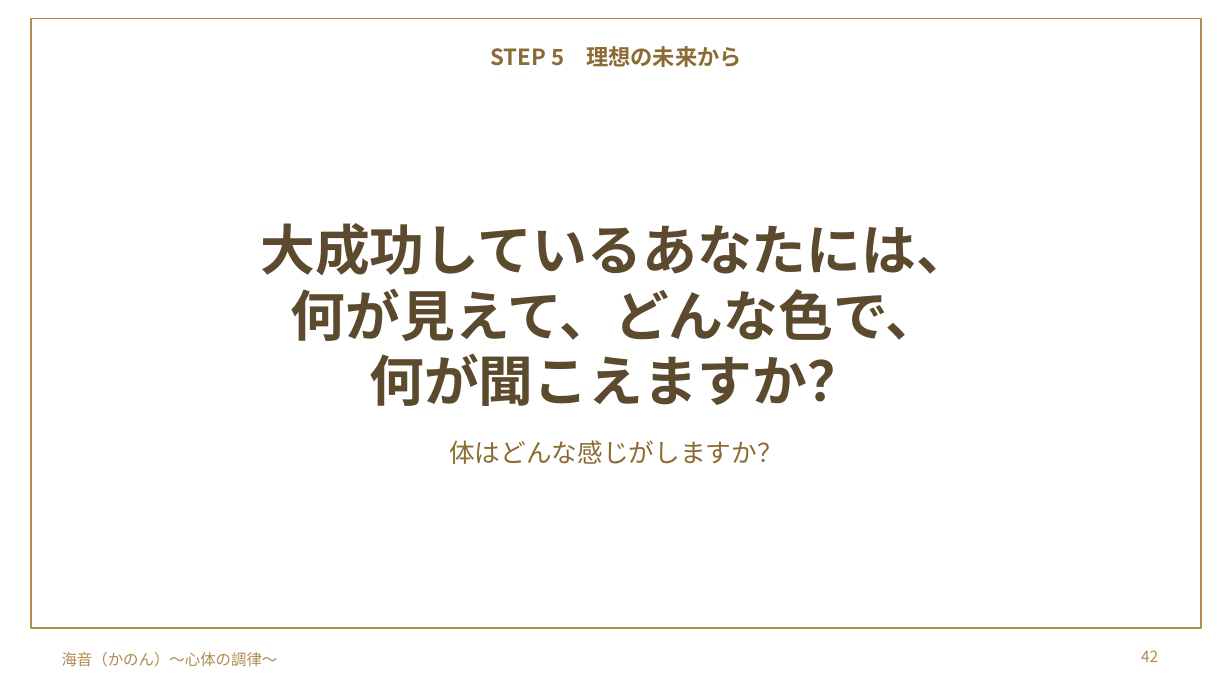
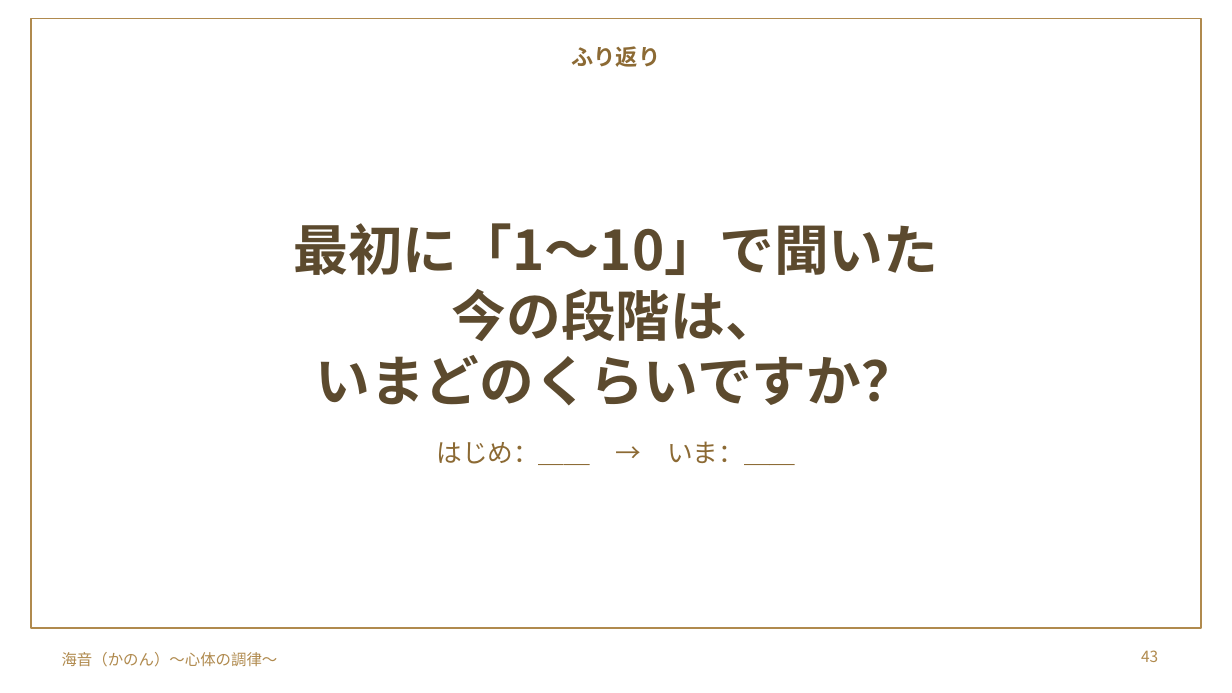
Before and after one commit to y-takahashi-cmd/MyBrain, a slide deck: slide 43 of 20_Projects/海音_心体の調律/単発/仁部あきえさん/20261028_仁部あきえさん_お金のブロック単発セッション.pptx (slide 42 before the commit). Drawn at 1232x693 pixels with LibreOffice and Linux fonts; fonts in the diff are those of the drawing; background and template pictures are left out. Boxes give left, top, right and bottom in pixels: in the first picture for what was removed or moved away, otherwise in the second. Text is boxed around its words. In the diff, an @@ line names an element or a change of style, - is before the commit and + after.

```diff
--- a/20_Projects/海音_心体の調律/単発/仁部あきえさん/20261028_仁部あきえさん_お金のブロック単発セッション.pptx
+++ b/20_Projects/海音_心体の調律/単発/仁部あきえさん/20261028_仁部あきえさん_お金のブロック単発セッション.pptx
@@ text at (572,46,661,67): text changed @@
-STEP 5 理想の未来から
+ふり返り
@@ title at (293,223,938,406): text changed @@
-大成功しているあなたには、
-何が見えて、どんな色で、
-何が聞こえますか？
+最初に「1〜10」で聞いた
+今の段階は、
+いまどのくらいですか？
@@ text at (436,441,795,465): text changed @@
-体はどんな感じがしますか？
+はじめ：＿＿ → いま：＿＿
@@ page number at (1141,650,1158,662): text changed @@
-42
+43
```
Also in this commit, not shown: 5 other slides changed, 3 slides removed.
